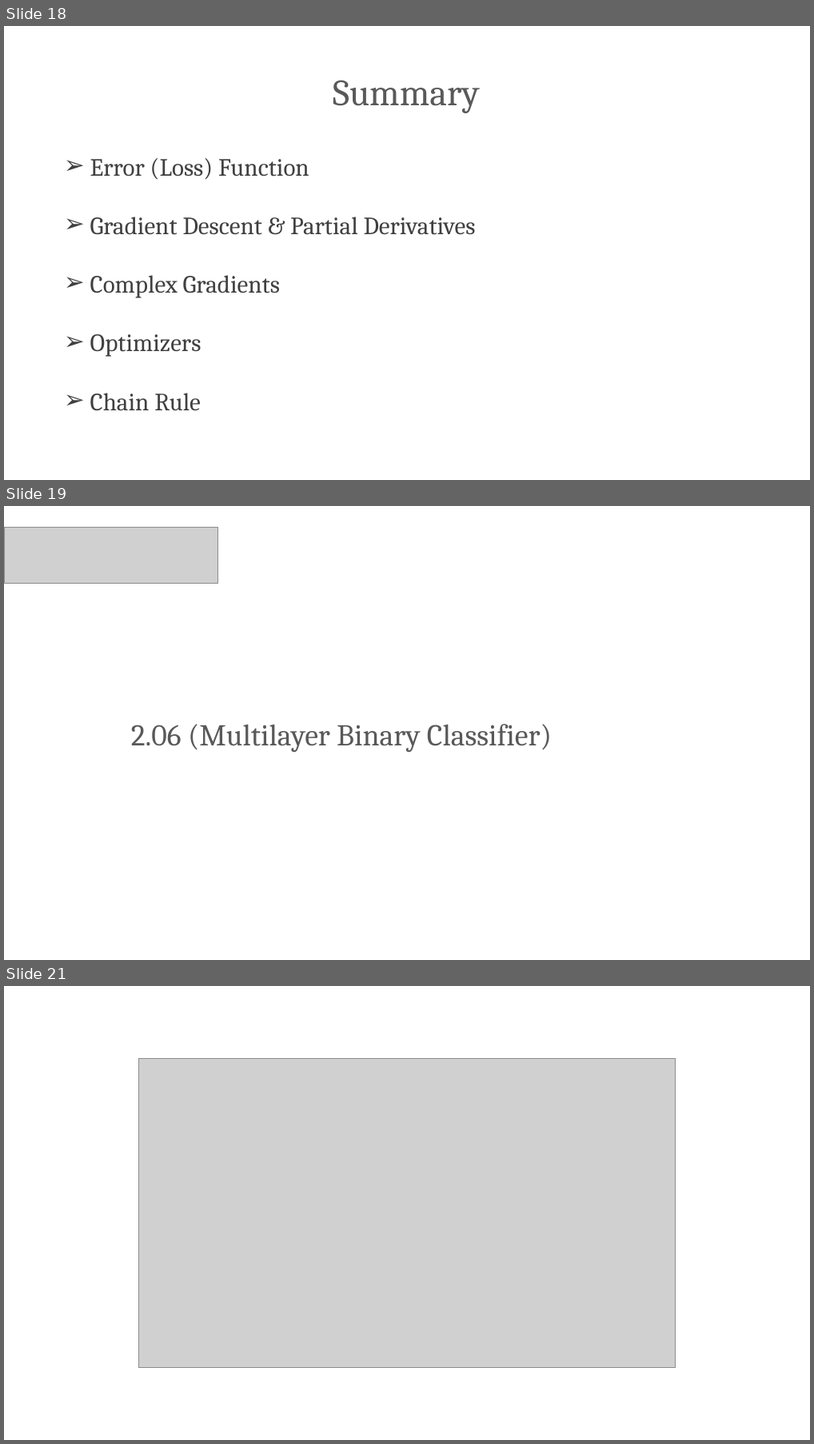
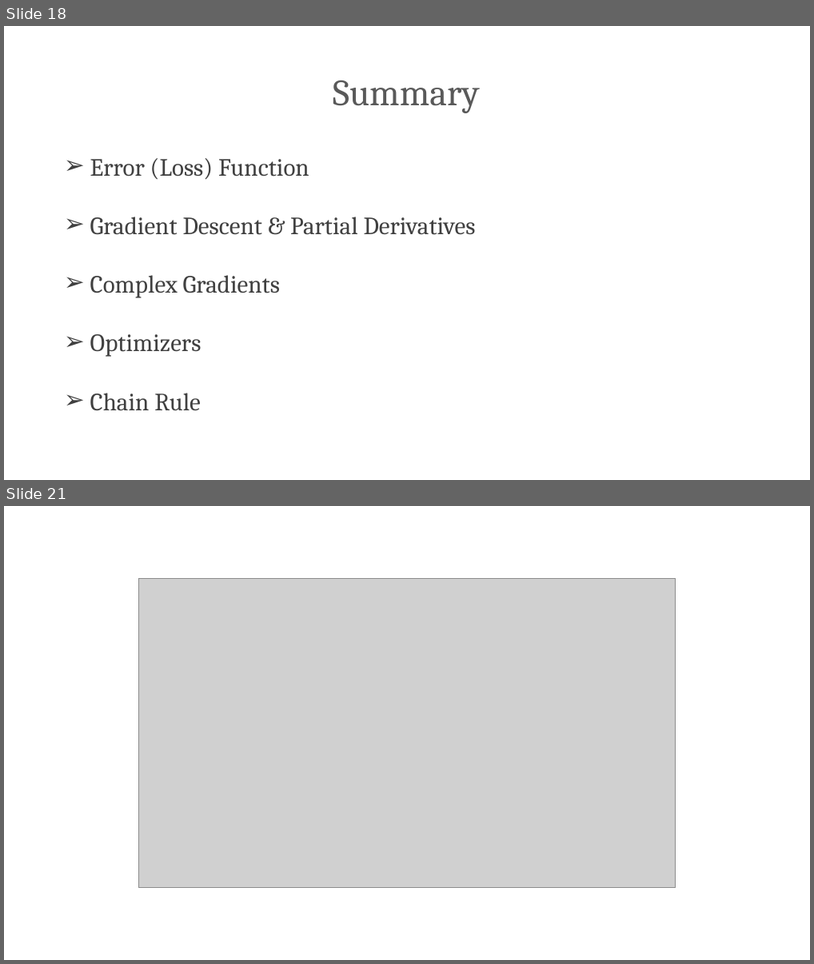
Before and after one commit to PracticumAI/deep_learning, a slide deck: presentations/03_gradient_descent.pptx. Shown one above the other, each under a label of ours: slides 18, 19 and 21 before the commit, slides 18 and 21 after it; the slides between them are not shown. The pictures are 814x1444 and 814x964 pixels, drawn with LibreOffice and Linux fonts; fonts in the diff are those of the drawing; grey boxes stand for pictures. Boxes give left, top, right and bottom in pixels: in the first picture for what was removed or moved away, otherwise in the second. Text is boxed around its words. In the diff, an @@ line names an element or a change of style, - is before the commit and + after.

```diff
--- a/presentations/03_gradient_descent.pptx
+++ b/presentations/03_gradient_descent.pptx
@@ slide 19 removed at (x1=4, y1=506, x2=810, y2=960), background #FFFFFF @@
@@ picture removed at (x1=4, y1=527, x2=218, y2=583) @@
@@ title removed at (x1=131, y1=724, x2=552, y2=752) @@
-2.06 (Multilayer Binary Classifier)
```
Also in this commit, not shown: 1 slide changed, 2 slides added, 1 other slide removed, 2 other files.
